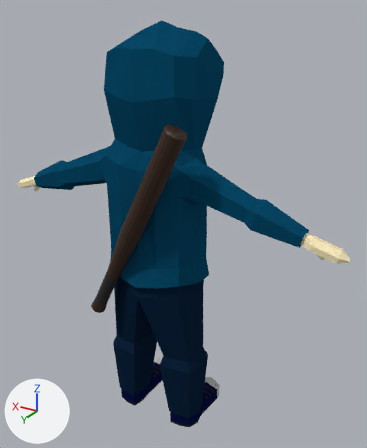
A saved change to the Blender file Characters/Character/Boy_Blue.blend.
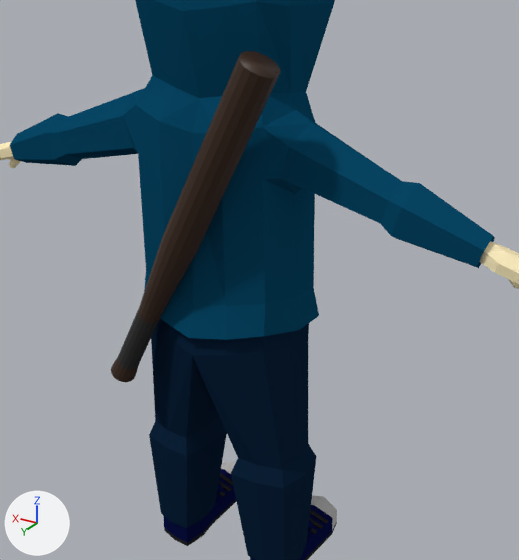
Each version appears first whole from a 50 mm camera at (-1.061, 1.632, 1.734) aimed at (-0.063, -0.032, 0.902), and next in a close-up on the part from 8% to 88% of the width and 21% to 92% of the height. Every picture has the same lights, and +X, +Y and +Z are marked at lower left.
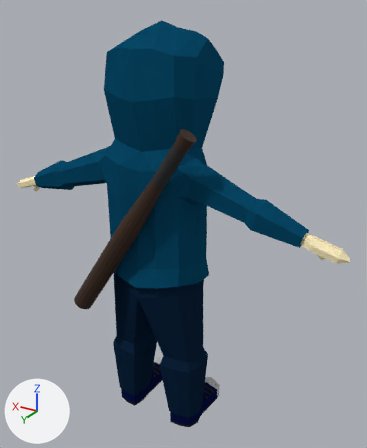
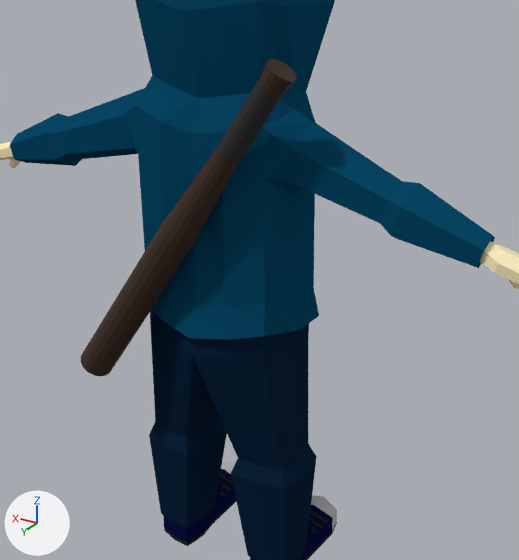
What differs and where, as boxes (x1, y1, x2, y2) in the close-ups (519 x 560 px):
'Cylinder', moved, turned: before (111, 51, 281, 382); after (81, 59, 297, 376)

The change in detail:
Object 'Cylinder' (ob_cylinder) moves from (0.11, 0.227, 0.745) to (-0.111, 0.227, 1.158).
Object 'Cylinder' (ob_cylinder) turns from (3.8, -27, -13) to (185, 32, -166) degrees about x, y and z.
